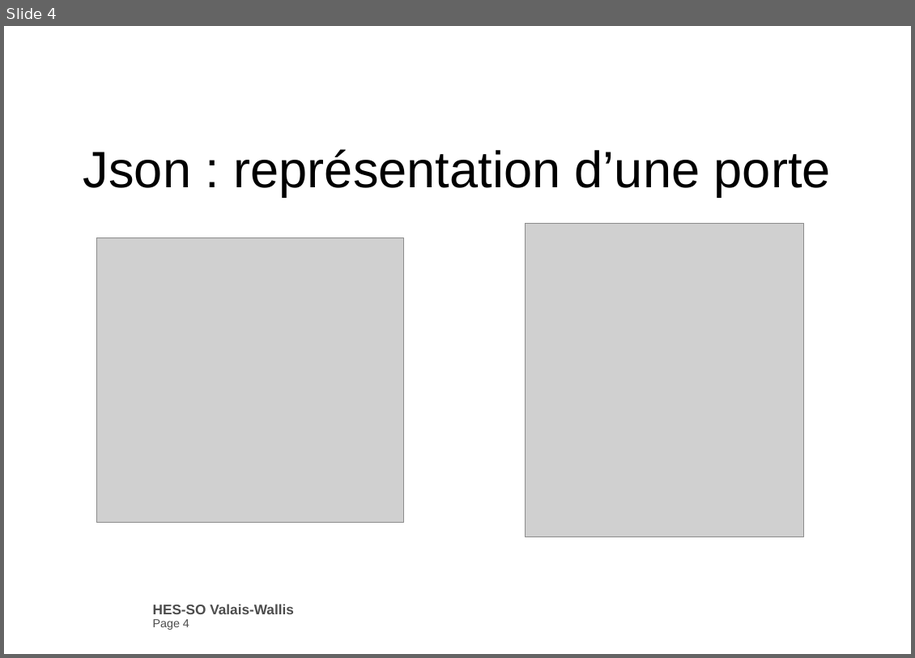
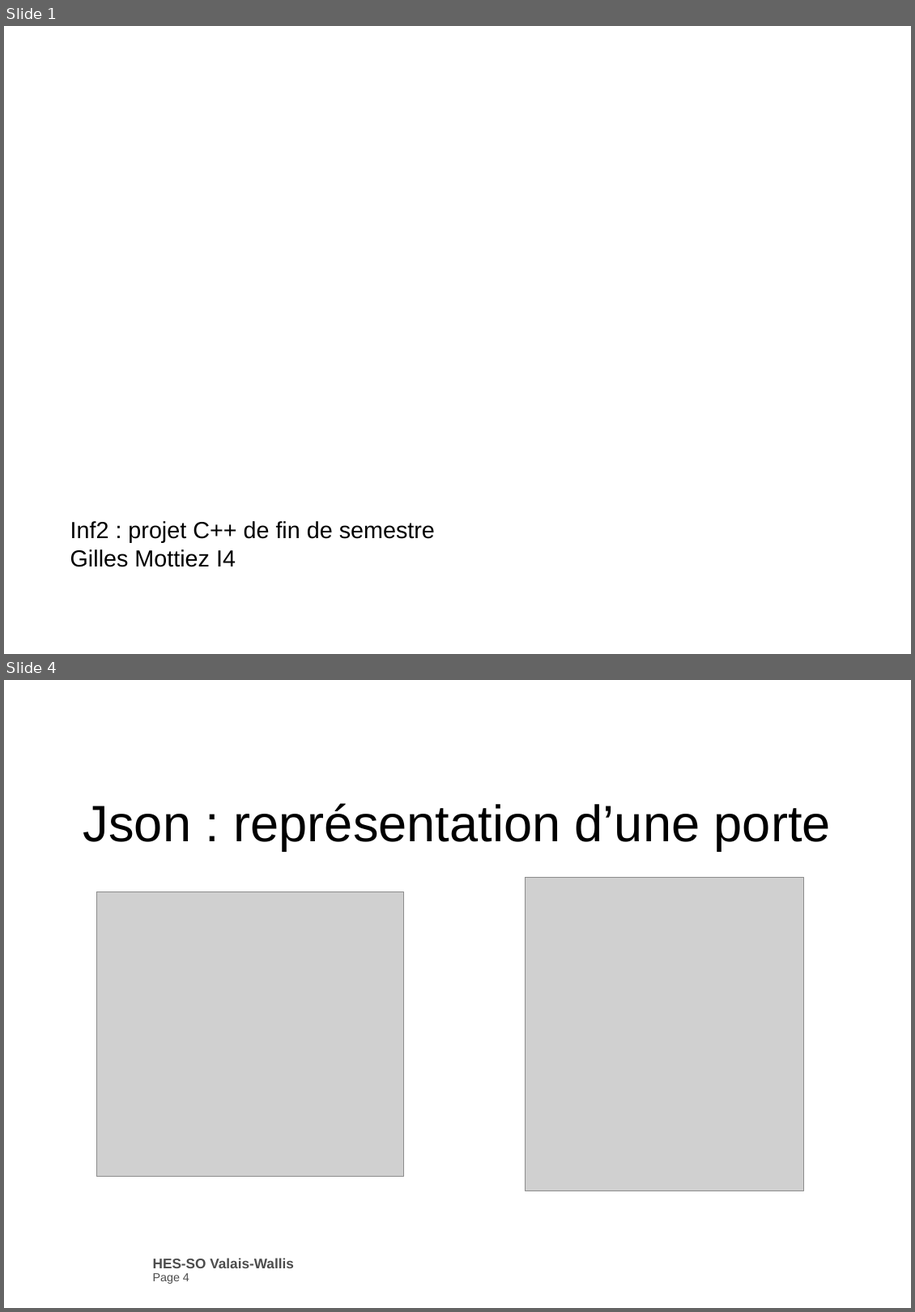
Before and after one commit to selligZeittom/Logic_emulator, a slide deck: DOC/presentationLogicEmulator.pptx. Shown one above the other, each under a label of ours: slide 4 before the commit, slides 1 and 4 after it; the slides between them are not shown. The pictures are 915x658 and 915x1312 pixels, drawn with LibreOffice and Linux fonts; fonts in the diff are those of the drawing; grey boxes stand for pictures; background and template pictures are left out. Boxes give left, top, right and bottom in pixels: in the first picture for what was removed or moved away, otherwise in the second. Text is boxed around its words. In the diff, an @@ line names an element or a change of style, - is before the commit and + after.

```diff
--- a/DOC/presentationLogicEmulator.pptx
+++ b/DOC/presentationLogicEmulator.pptx
@@ slide 1 added at (4, 26, 911, 654), background #FFFFFF @@
@@ text added at (70, 521, 435, 567), 20 pt, text #000000 @@
+Inf2 : projet C++ de fin de semestre
+Gilles Mottiez I4
```
Also in this commit, not shown: 5 slides changed, 1 other slide added, 1 slide removed, 11 other files.
